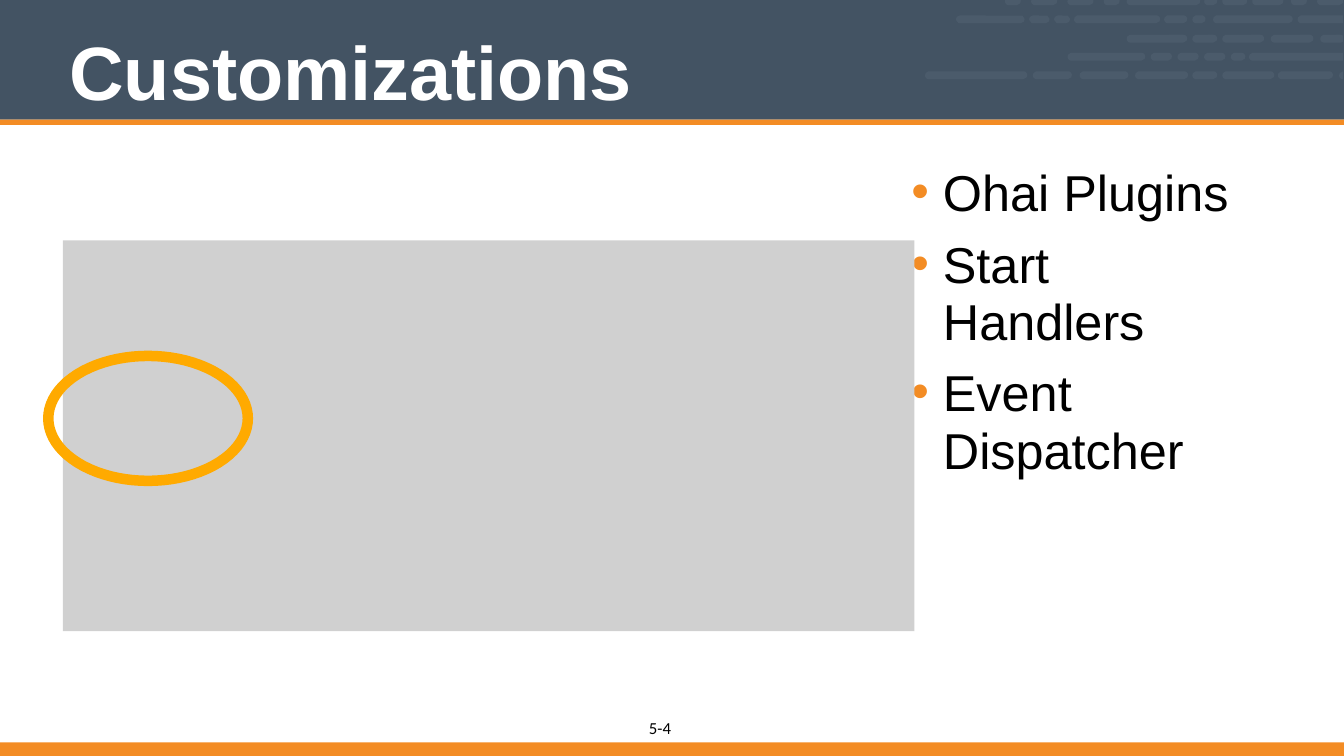
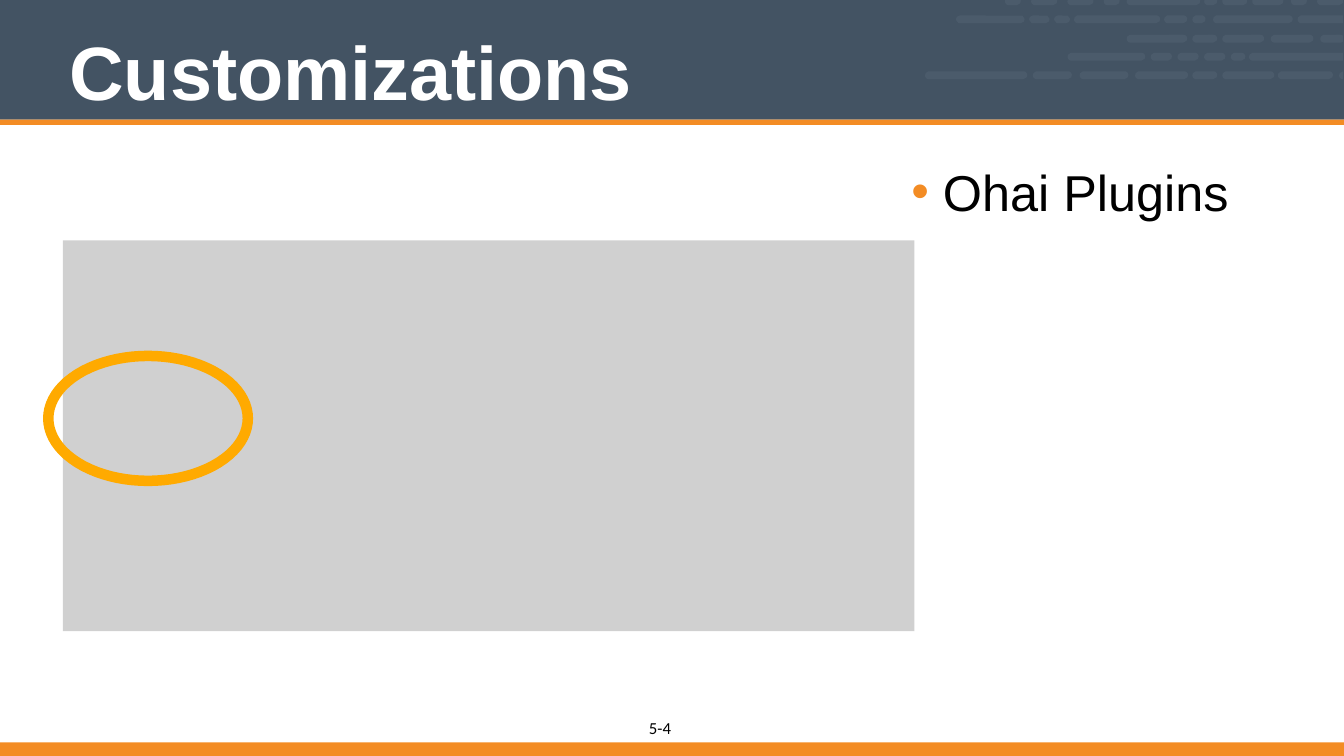
Before and after one commit to vinyar/chef-intermediate, a slide deck: slide 4 of 05-chef_client_run_internals.pptx. Drawn at 1344x756 pixels with LibreOffice and Linux fonts; fonts in the diff are those of the drawing; grey boxes stand for pictures. Boxes give left, top, right and bottom in pixels: in the first picture for what was removed or moved away, otherwise in the second. Text is boxed around its words. In the diff, an @@ line names an element or a change of style, - is before the commit and + after.

Commit message:
Updated chef client run internals (Module 5)
Removed all mention of the event subsystem (because we don't talk about them)
Removed mention of start handlers (because we don't talk about them)
Fixed the formatting of the code
Changed the code to Courier from Courier New (for better resolution on low visibiliby screens)

```diff
--- a/05-chef_client_run_internals.pptx
+++ b/05-chef_client_run_internals.pptx
@@ text at <box>943,248,1184,478</box>: paragraphs removed @@
-• Start Handlers
-• Event Dispatcher
```
Also in this commit, not shown: 6 other slides changed, 2 slides removed.
